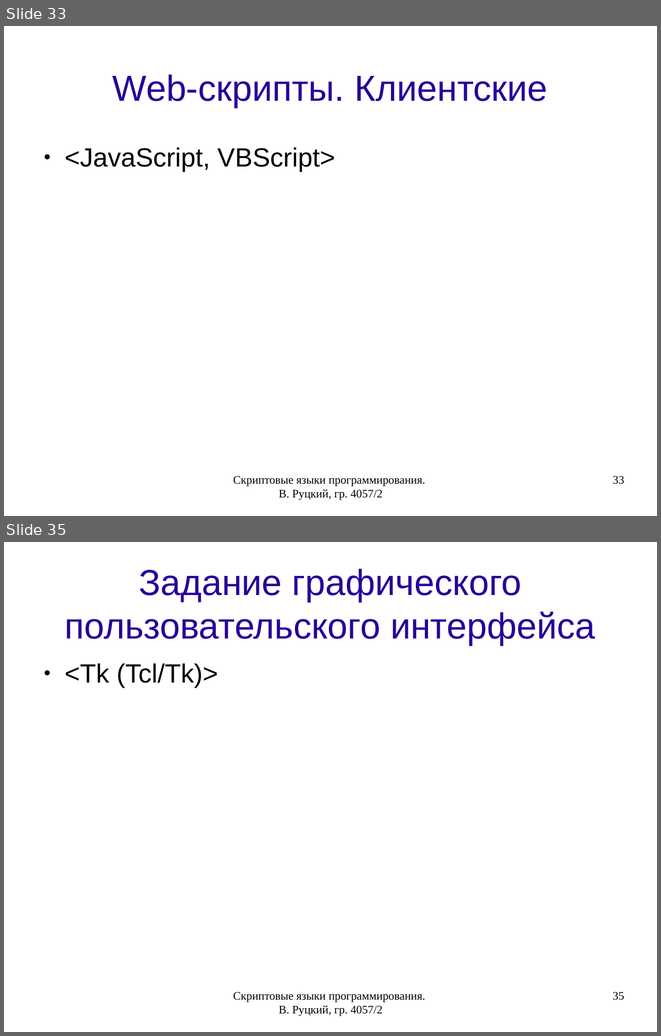
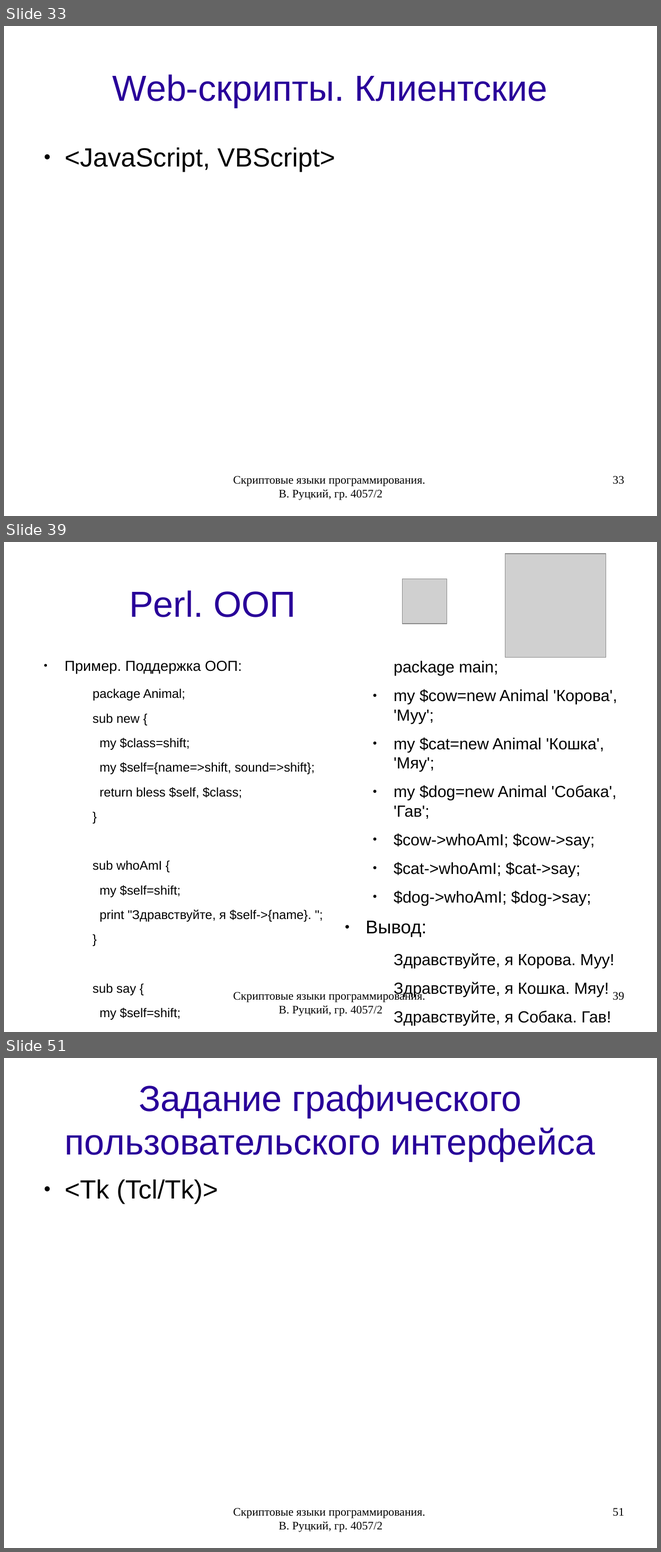
Before and after one commit to rutsky/semester07, a slide deck: Operation_systems/scripting_languages/40572_Rutsky_Scripting_languages.odp. Shown one above the other, each under a label of ours: slides 33 and 35 before the commit, slides 33, 39 and 51 after it; the slides between them are not shown. The pictures are 661x1036 and 661x1552 pixels, drawn with LibreOffice and Linux fonts; fonts in the diff are those of the drawing; grey boxes stand for pictures. Boxes give left, top, right and bottom in pixels: in the first picture for what was removed or moved away, otherwise in the second. Text is boxed around its words. In the diff, an @@ line names an element or a change of style, - is before the commit and + after.

```diff
--- a/Operation_systems/scripting_languages/40572_Rutsky_Scripting_languages.odp
+++ b/Operation_systems/scripting_languages/40572_Rutsky_Scripting_languages.odp
@@ slide 39 added at (x1=4, y1=542, x2=657, y2=1032), background #FFFFFF @@
@@ picture added at (x1=505, y1=554, x2=606, y2=658) @@
@@ picture added at (x1=403, y1=579, x2=447, y2=624) @@
@@ title added at (x1=129, y1=590, x2=296, y2=617), 44 pt, text #280099 @@
+Perl. ООП
@@ text added at (x1=64, y1=661, x2=315, y2=1020), 15.4 pt, text #000000 @@
+● Пример. Поддержка ООП:
+  package Animal;
+  sub new {
+  my $class=shift;
+  my $self={name=>shift, sound=>shift};
+  return bless $self, $class;
+  }
+  sub whoAmI {
+  my $self=shift;
+  print "Здравствуйте, я $self->{name}. ";
+  }
+  sub say {
+  my $self=shift;
+  print "$self->{sound}!\n";
+  }
@@ text added at (x1=365, y1=661, x2=617, y2=1025), 19.6 pt, text #000000 @@
+  package main;
+  ● my $cow=new Animal 'Корова', 'Муу';
+  ● my $cat=new Animal 'Кошка', 'Мяу';
+  ● my $dog=new Animal 'Собака', 'Гав';
+  ● $cow->whoAmI; $cow->say;
+  ● $cat->whoAmI; $cat->say;
+  ● $dog->whoAmI; $dog->say;
+● Вывод:
+  Здравствуйте, я Корова. Муу!
+  Здравствуйте, я Кошка. Мяу!
+  Здравствуйте, я Собака. Гав!
@@ text added at (x1=233, y1=990, x2=425, y2=1016), 14 pt, text #000000 @@
+Скриптовые языки программирования. В. Руцкий, гр. 4057/2
@@ page number added at (x1=612, y1=991, x2=624, y2=1000), 14 pt, text #000000 @@
+39
@@ what was slide 35 is now slide 51 @@
@@ page number at (x1=612, y1=1507, x2=624, y2=1516): text changed @@
-35
+51
```
Also in this commit, not shown: 9 slides changed, 15 other slides added.
